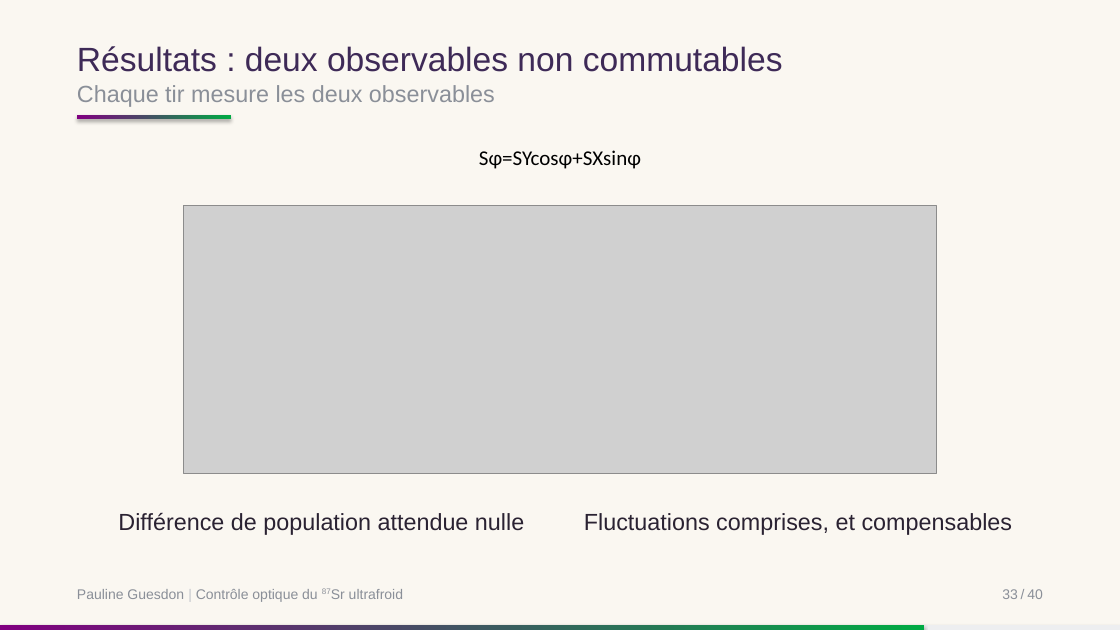
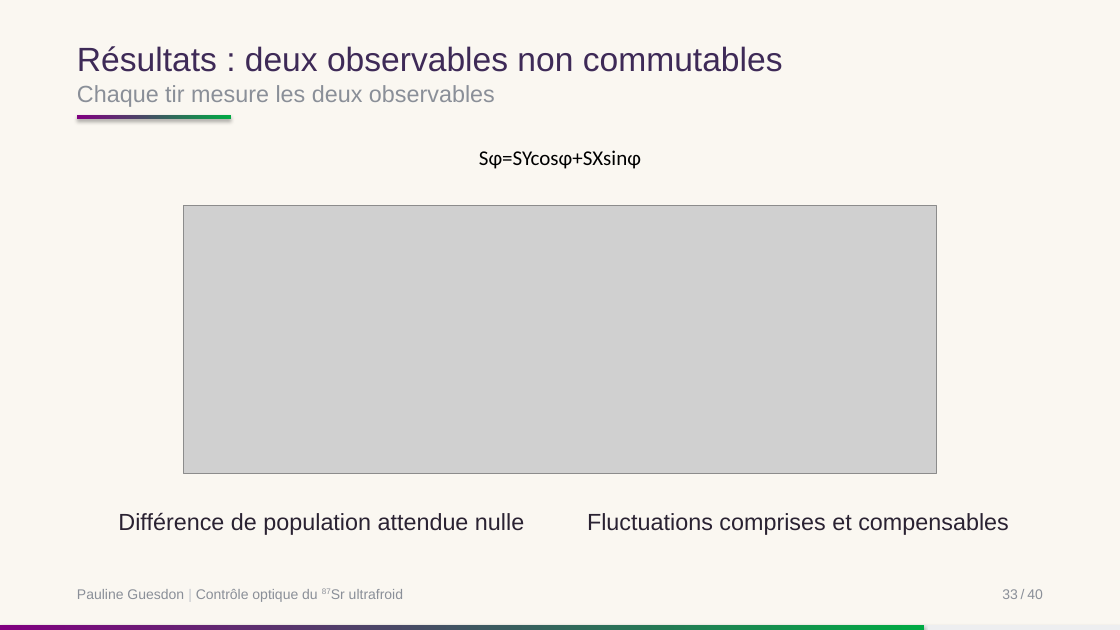
Before and after one commit to PaulineGuesdon/Inchallah-lui-il-marche, a slide deck: slide 38 of Soutenance/soutenance.pptx. Drawn at 1120x630 pixels with LibreOffice and Linux fonts; fonts in the diff are those of the drawing; grey boxes stand for pictures. Boxes give left, top, right and bottom in pixels: in the first picture for what was removed or moved away, otherwise in the second. Text is boxed around its words. In the diff, an @@ line names an element or a change of style, - is before the commit and + after.

```diff
--- a/Soutenance/soutenance.pptx
+++ b/Soutenance/soutenance.pptx
@@ text at box(587, 513, 1009, 535): text changed @@
-Fluctuations comprises, et compensables
+Fluctuations comprises et compensables
```
Also in this commit, not shown: 29 other slides changed, 1 slide added, 2 slides removed, 6 other files.
